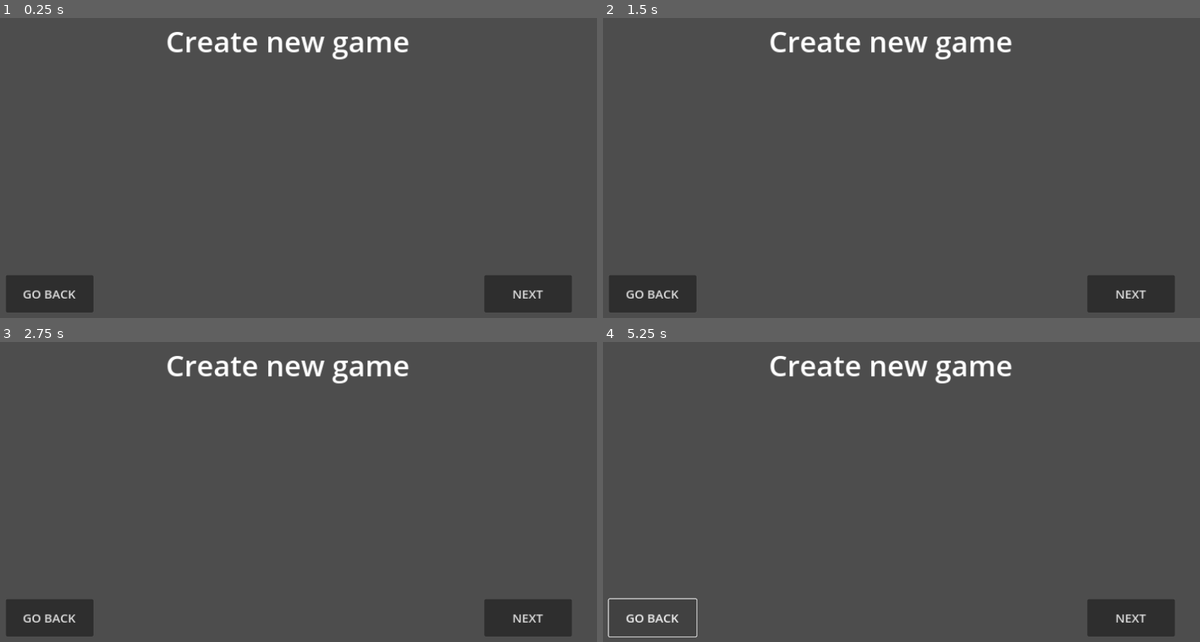
Above: before the commit, frames 1-4 (two rows, left to right).
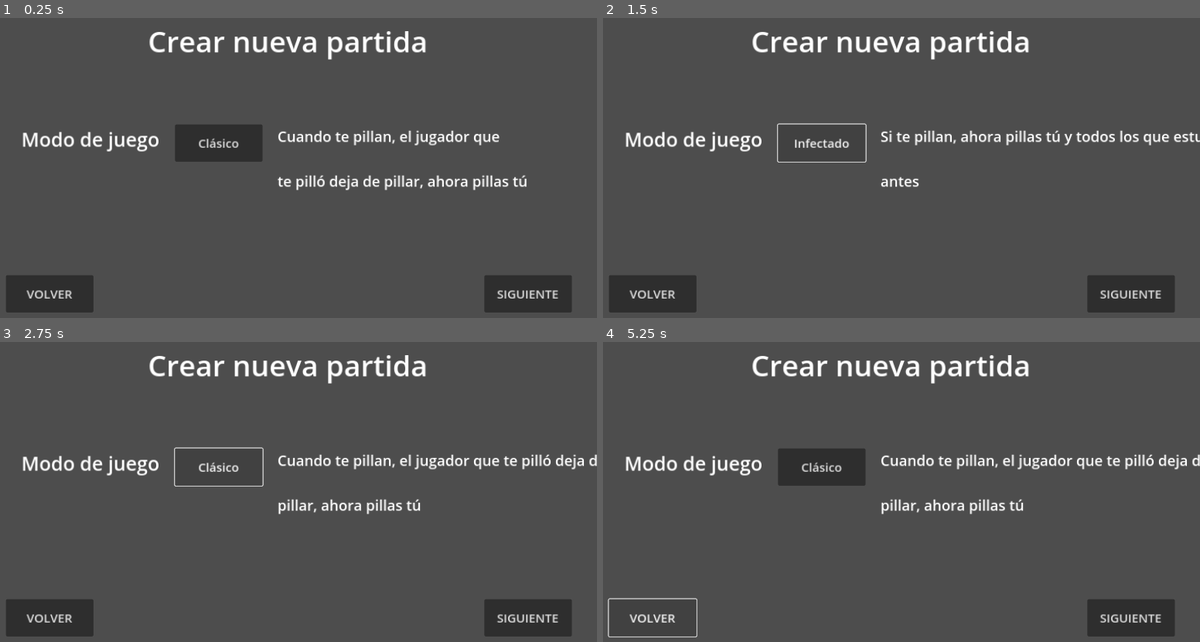
Above: after the commit, the same moments.

Repository: codemonsters/tag-of-war
Game: Godot game, scene res://screens/menu/create_game.tscn
Two runs of this game, one before a commit and one after it. Both use one fixed random seed, a clock stepped at 60 frames per second and the inputs below. This scene is started directly instead of the project's main scene.
Inputs (mouse positions are in pixels of both pictures, inside the frame that each line leads up to):
- Up to frame 1 (0.25 s): no input
- Up to frame 2 (1.5 s): click (823, 144) at 0.5 s, where only the run after the commit has a clickable "Clásico"; click (823, 144) at 1.25 s, where only the run after the commit has a clickable "Supervivencia"
- Up to frame 3 (2.75 s): click (220, 468) at 2 s, where only the run after the commit has a clickable "Infectado"
- Up to frame 4 (5.25 s): click "GO BACK" (after the commit: "VOLVER") at 2.75 s; click "NEXT" (after the commit: "SIGUIENTE") at 3.5 s; click "NEXT" (after the commit: "SIGUIENTE") at 4.25 s; click "GO BACK" (after the commit: "VOLVER") at 5 s

The runs differ from the first frame. In frame 1, 5.8% of the frame differs, in the area x 3-94%, y 4-94%; in frame 2, 4.0%; in frame 3, 4.3%; in frame 4, 5.8%.

Commit message:
Progreso en crear partida

Diff:
--- a/cliente/src/screens/menu/create_game.gd
+++ b/cliente/src/screens/menu/create_game.gd
@@ -1,10 +1,21 @@
 extends Control
+
+var gamemodes = ["Clásico", "Supervivencia", "Infectado"]
+var gamemodes_index = 0
+var gamemode_description = ["Cuando te pillan, el jugador que te pilló deja de \n
+pillar, ahora pillas tú", "Si te pillan estás eliminado, gana el último que \n
+quede vivo", "Si te pillan, ahora pillas tú y todos los que estuvieran pillados \n
+antes"]
 
 
 # Called when the node enters the scene tree for the first time.
 func _ready() -> void:
 	$CreateGame.visible = true
 	$ChooseMap.visible = false
+	$Gamemode.text = gamemodes[gamemodes_index]
+	$CreateGame/GamemodeDescriptionTxt.text = "Cuando te pillan, el jugador que \n
+	te pilló deja de pillar, ahora pillas tú"
+	$Gamemode.visible = true
 
 
 # Called every frame. 'delta' is the elapsed time since the previous frame.
@@ -14,9 +25,21 @@
 func _on_button_next_pressed() -> void:
 	$CreateGame.visible = false
 	$ChooseMap.visible = true
+	$Gamemode.visible = false
 
 
 
 func _on_button_go_back_pressed() -> void:
 	$CreateGame.visible = true
 	$ChooseMap.visible = false
+	$Gamemode.visible = true
+
+
+func _on_gamemode_pressed() -> void:
+
+	if gamemodes_index == 2:
+		gamemodes_index = 0
+	else:
+		gamemodes_index += 1
+	$Gamemode.text = gamemodes[gamemodes_index]
+	$CreateGame/GamemodeDescriptionTxt.text = gamemode_description[gamemodes_index]
--- a/cliente/src/screens/menu/create_game.tscn
+++ b/cliente/src/screens/menu/create_game.tscn
@@ -13,6 +13,7 @@
 script = ExtResource("1_skxpg")
 
 [node name="ChooseMap" type="Control" parent="."]
+visible = false
 layout_mode = 1
 anchors_preset = 15
 anchor_right = 1.0
@@ -39,7 +40,7 @@
 offset_bottom = 83.0
 grow_horizontal = 2
 theme_override_font_sizes/font_size = 60
-text = "Choose map"
+text = "Selección de mapa"
 
 [node name="MapImage" type="TextureRect" parent="ChooseMap"]
 layout_mode = 0
@@ -71,14 +72,15 @@
 anchors_preset = -1
 anchor_left = 0.02
 anchor_right = 0.02
-offset_right = 137.0
+offset_left = -0.503999
+offset_right = 195.496
 offset_bottom = 51.0
 theme_override_colors/font_color = Color(0.266667, 0.498039, 0.34902, 1)
 theme_override_colors/font_shadow_color = Color(0, 0, 0, 1)
 theme_override_colors/font_outline_color = Color(0.266667, 0.901961, 0.34902, 1)
 theme_override_constants/outline_size = 3
 theme_override_font_sizes/font_size = 25
-text = "MAP NAME"
+text = "MAPA"
 horizontal_alignment = 1
 vertical_alignment = 1
 clip_text = true
@@ -100,7 +102,7 @@
 theme_override_colors/font_outline_color = Color(0.266667, 0.901961, 0.34902, 1)
 theme_override_constants/outline_size = 3
 theme_override_font_sizes/font_size = 25
-text = "SIZE"
+text = "TAMAÑO"
 horizontal_alignment = 1
 vertical_alignment = 1
 
@@ -144,22 +146,21 @@
 anchor_top = 0.157
 anchor_right = 0.843
 anchor_bottom = 0.843
-offset_left = 0.148804
-offset_top = -0.00699997
-offset_right = 56.1064
-offset_bottom = 0.00699615
-grow_horizontal = 2
-grow_vertical = 2
-theme_override_colors/font_color = Color(0.266667, 0.498039, 0.34902, 1)
-theme_override_colors/font_outline_color = Color(0.266667, 0.901961, 0.34902, 1)
-theme_override_constants/outline_size = 3
-theme_override_font_sizes/font_size = 25
-text = "Huge"
+offset_left = -26.8512
+offset_top = -0.00700188
+offset_right = 29.1064
+offset_bottom = 0.00699997
+grow_horizontal = 2
+grow_vertical = 2
+theme_override_colors/font_color = Color(0.266667, 0.498039, 0.34902, 1)
+theme_override_colors/font_outline_color = Color(0.266667, 0.901961, 0.34902, 1)
+theme_override_constants/outline_size = 3
+theme_override_font_sizes/font_size = 25
+text = "GRANDE"
 vertical_alignment = 1
 clip_text = true
 
 [node name="CreateGame" type="Control" parent="."]
-visible = false
 layout_mode = 1
 anchors_preset = 15
 anchor_right = 1.0
@@ -180,7 +181,42 @@
 offset_bottom = 41.56
 grow_horizontal = 2
 theme_override_font_sizes/font_size = 60
-text = "Create new game"
+text = "Crear nueva partida"
+
+[node name="SelectGamemodeTxt" type="Label" parent="CreateGame"]
+layout_mode = 0
+offset_left = 89.0
+offset_top = 284.0
+offset_right = 129.0
+offset_bottom = 307.0
+theme_override_font_sizes/font_size = 40
+text = "Modo de juego"
+
+[node name="GamemodeDescriptionTxt" type="Label" parent="CreateGame"]
+layout_mode = 0
+offset_left = 619.0
+offset_top = 284.0
+offset_right = 1216.0
+offset_bottom = 354.0
+theme_override_font_sizes/font_size = 30
+text = "Modo de juego"
+vertical_alignment = 1
+
+[node name="Gamemode" type="Button" parent="."]
+layout_mode = 1
+anchors_preset = -1
+anchor_left = 0.863
+anchor_top = 0.877
+anchor_right = 0.863
+anchor_bottom = 0.877
+offset_left = -697.64
+offset_top = -350.44
+offset_right = -516.64
+offset_bottom = -273.44
+grow_horizontal = 0
+grow_vertical = 0
+theme_override_font_sizes/font_size = 25
+text = "Supervivencia"
 
 [node name="ButtonNext" type="Button" parent="."]
 layout_mode = 1
@@ -196,7 +232,8 @@
 grow_horizontal = 0
 grow_vertical = 0
 theme_override_font_sizes/font_size = 25
-text = "NEXT"
+text = "SIGUIENTE
+"
 
 [node name="ButtonGoBack" type="Button" parent="."]
 layout_mode = 1
@@ -212,8 +249,11 @@
 grow_horizontal = 0
 grow_vertical = 0
 theme_override_font_sizes/font_size = 25
-text = "GO BACK"
-
+text = "VOLVER"
+
+[connection signal="pressed" from="Gamemode" to="." method="_on_gamemode_pressed"]
+[connection signal="pressed" from="Gamemode" to="." method="_on_button_go_back_pressed"]
+[connection signal="pressed" from="Gamemode" to="." method="_on_button_pressed"]
 [connection signal="pressed" from="ButtonNext" to="." method="_on_button_next_pressed"]
 [connection signal="pressed" from="ButtonGoBack" to="." method="_on_button_go_back_pressed"]
 [connection signal="pressed" from="ButtonGoBack" to="." method="_on_button_pressed"]
